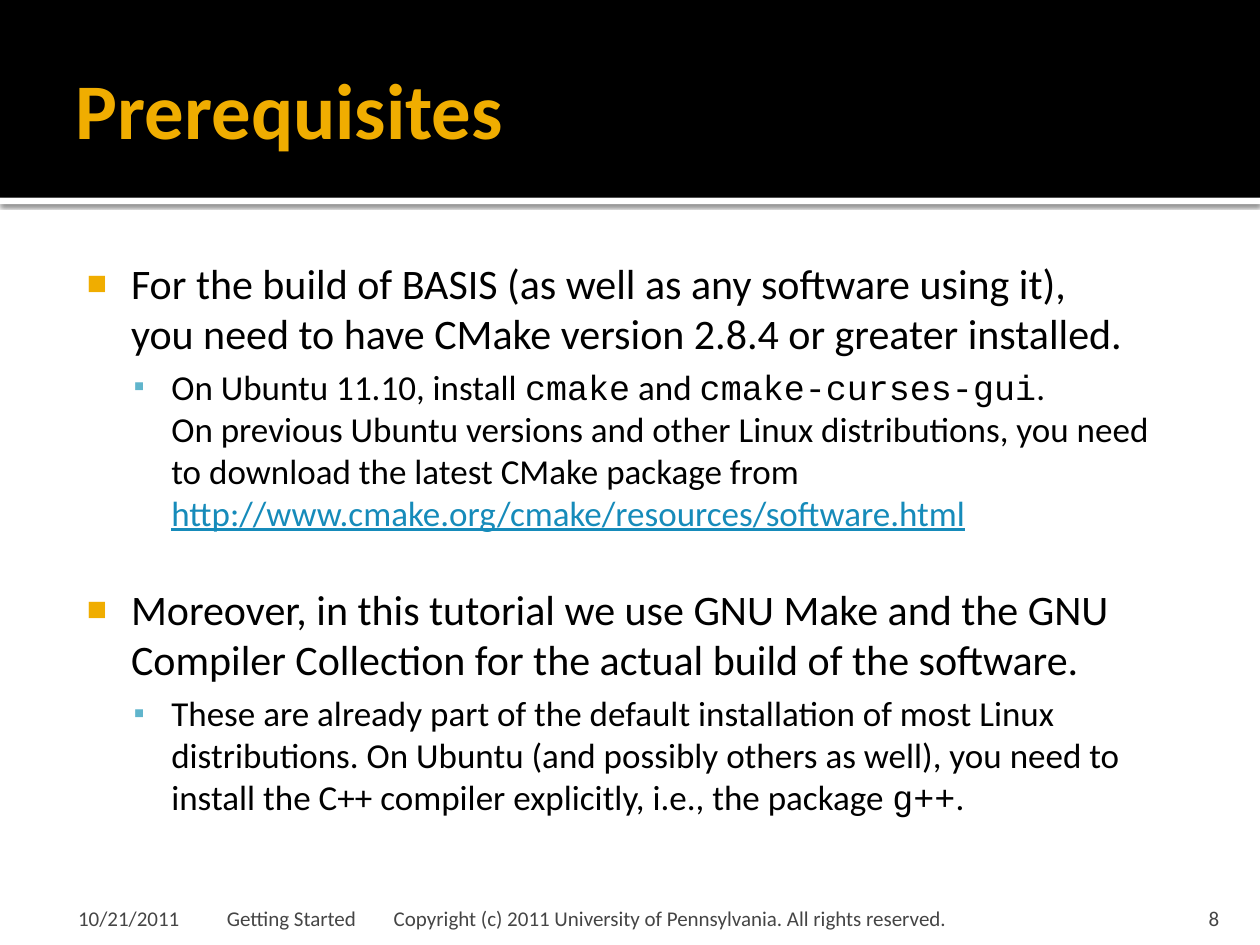
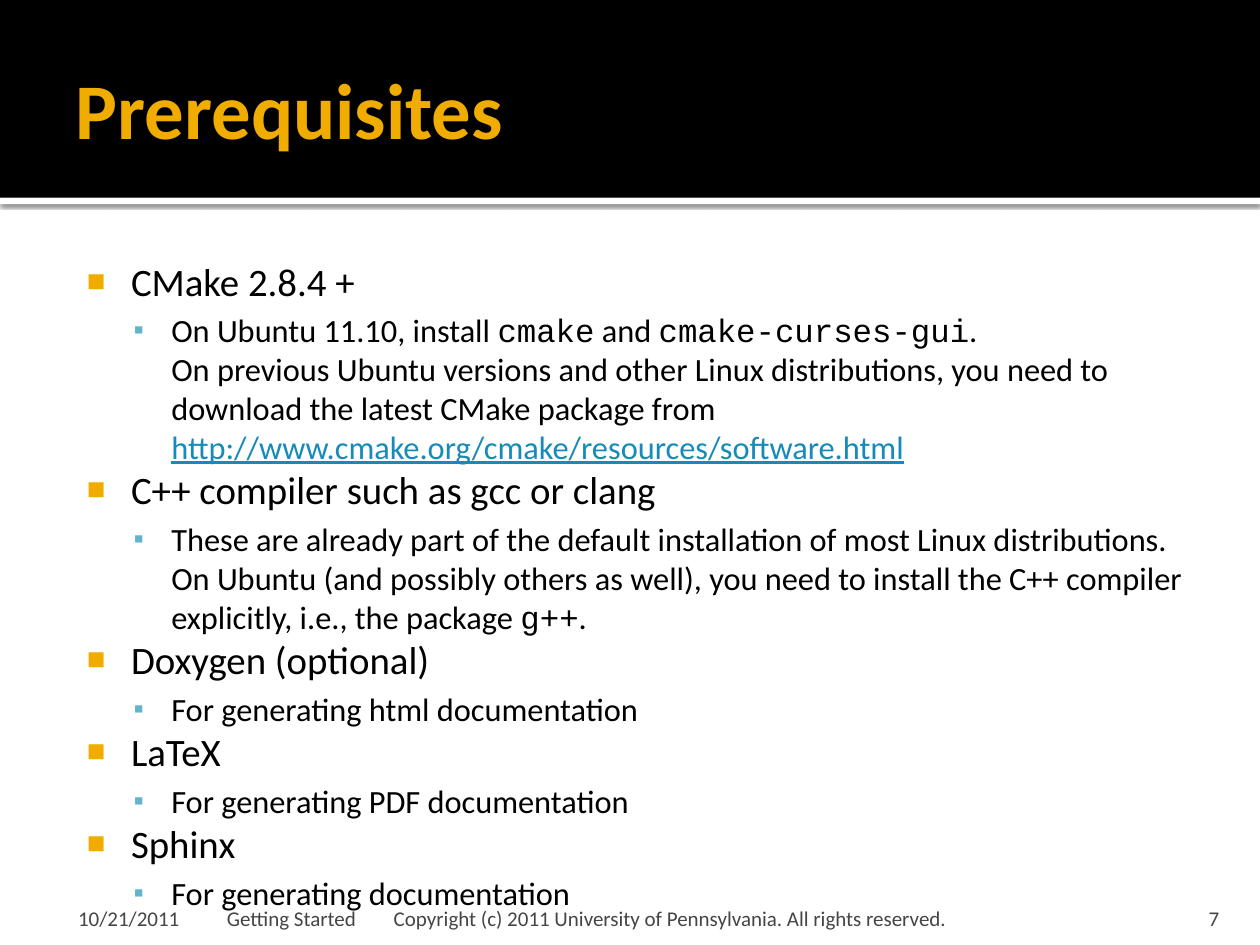
Before and after one commit to cmake-basis/legacy, a slide deck: slide 7 of doc/tutorials/BASIS Tutorial - 01 Getting Started.pptx (slide 8 before the commit). Drawn at 1260x945 pixels with LibreOffice and Linux fonts; fonts in the diff are those of the drawing; background and template pictures are left out. Boxes give left, top, right and bottom in pixels: in the first picture for what was removed or moved away, otherwise in the second. Text is boxed around its words. In the diff, an @@ line names an element or a change of style, - is before the commit and + after.

Commit message:
Issue #237 Updated Getting Started Tutorial and Quick Start Guide to be more current and reference the git repository rather than the older SVN repository.

```diff
--- a/doc/tutorials/BASIS Tutorial - 01 Getting Started.pptx
+++ b/doc/tutorials/BASIS Tutorial - 01 Getting Started.pptx
@@ text at bbox=[131, 269, 327, 297]: text changed; size 24 to 22.2 pt @@
-■ For the build of BASIS (as well as any software using it),
-  you need to have CMake version 2.8.4 or greater installed.
+■ CMake 2.8.4 +
@@ text at bbox=[171, 319, 1181, 636]: size 20 to 18.5 pt in "On Ubuntu 11.10, install cmake and cmake-curses-gui. ...", "These are already part of the default ..." @@
@@ text at bbox=[131, 477, 656, 511]: text changed; size 24 to 22.2 pt @@
-■ Moreover, in this tutorial we use GNU Make and the GNU Compiler Collection for the actual build of the software.
+■ C++ compiler such as gcc or clang
@@ text at bbox=[131, 646, 638, 865]: paragraphs added @@
+■ Doxygen (optional)
+  ▪ For generating html documentation
+■ LaTeX
+  ▪ For generating PDF documentation
+■ Sphinx
+  ▪ For generating documentation
@@ page number at bbox=[1209, 912, 1220, 926]: text changed @@
-8
+7
```
Also in this commit, not shown: 8 other slides changed, 1 slide removed, 1 other file.
